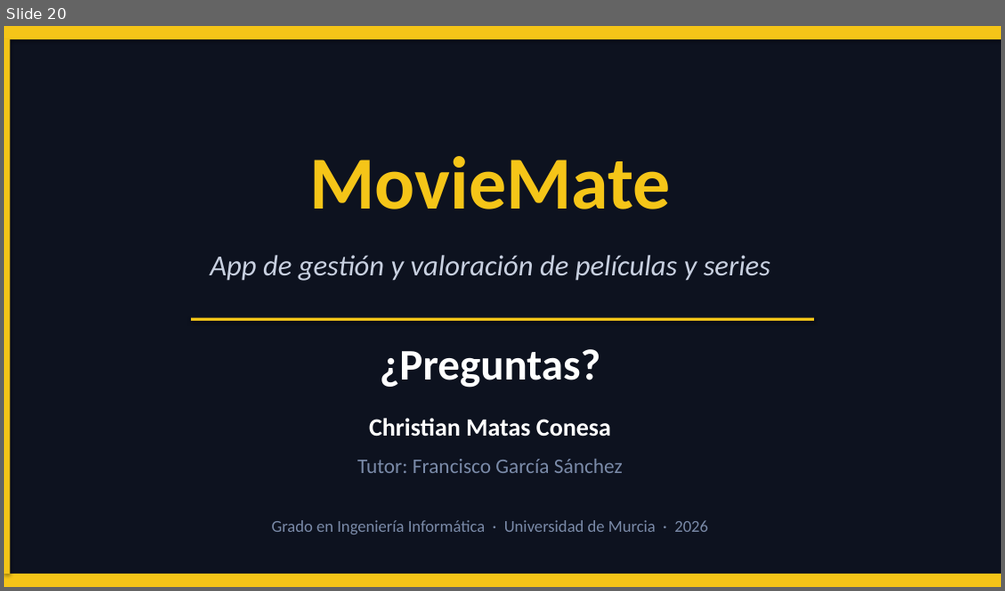
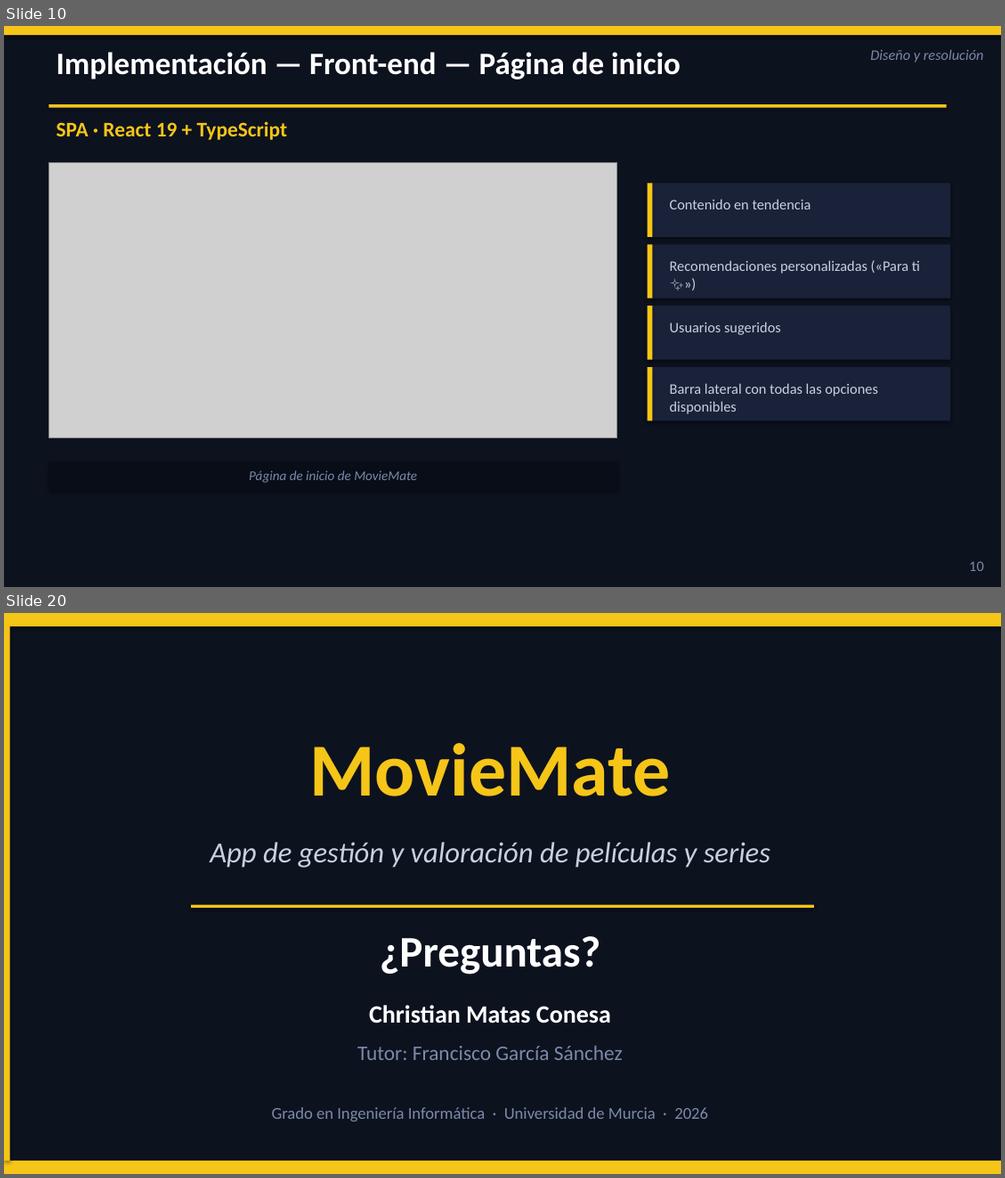
Before and after one commit to GivenCloud/TFG_MovieMate, a slide deck: MovieMate_TFG_Presentacion.pptx. Shown one above the other, each under a label of ours: slide 20 before the commit, slides 10 and 20 after it; the slides between them are not shown. The pictures are 1005x591 and 1005x1178 pixels, drawn with LibreOffice and Linux fonts; fonts in the diff are those of the drawing; grey boxes stand for pictures. Boxes give left, top, right and bottom in pixels: in the first picture for what was removed or moved away, otherwise in the second. Text is boxed around its words. In the diff, an @@ line names an element or a change of style, - is before the commit and + after.

Commit message:
fix: eliminar presentaciones duplicadas de MovieMate

```diff
--- a/MovieMate_TFG_Presentacion.pptx
+++ b/MovieMate_TFG_Presentacion.pptx
@@ slide 10 added at [4, 26, 1001, 587], background #FFFFFF @@
@@ rectangle added at [4, 26, 1001, 587], fill #0D121F @@
@@ rectangle added at [4, 26, 1001, 35], fill #F5C518 @@
@@ text added at [57, 52, 680, 79], 30 pt, text #FFFFFF, bold @@
+Implementación — Front-end — Página de inicio
@@ text added at [870, 49, 984, 62], 14 pt, text #7A8AA8, italic @@
+Diseño y resolución
@@ rectangle added at [48, 104, 947, 108], fill #F5C518 @@
@@ text added at [57, 121, 288, 140], 20 pt, text #F5C518, bold @@
+SPA · React 19 + TypeScript
@@ picture added at [48, 163, 617, 438] @@
@@ rectangle added at [647, 183, 950, 237], fill #1A223A @@
@@ rectangle added at [647, 183, 652, 237], fill #F5C518 @@
@@ text added at [670, 199, 811, 209], 14 pt, text #C8D0E0 @@
+Contenido en tendencia
@@ rectangle added at [647, 244, 950, 298], fill #1A223A @@
@@ rectangle added at [647, 244, 652, 298], fill #F5C518 @@
@@ text added at [670, 260, 920, 273], 14 pt, text #C8D0E0 @@
+Recomendaciones personalizadas («Para ti ✨»)
@@ rectangle added at [647, 305, 950, 360], fill #1A223A @@
@@ rectangle added at [647, 305, 652, 360], fill #F5C518 @@
@@ text added at [670, 321, 781, 335], 14 pt, text #C8D0E0 @@
+Usuarios sugeridos
@@ rectangle added at [647, 367, 950, 421], fill #1A223A @@
@@ rectangle added at [647, 367, 652, 421], fill #F5C518 @@
@@ text added at [670, 383, 878, 414], 14 pt, text #C8D0E0 @@
+Barra lateral con todas las opciones disponibles
@@ rectangle added at [48, 461, 617, 490], fill #080D18 @@
@@ text added at [249, 470, 417, 483], 13 pt, text #7A8AA8, italic @@
+Página de inicio de MovieMate
@@ text added at [969, 561, 984, 571], 14 pt, text #7A8AA8 @@
+10
```
Also in this commit, not shown: 17 slides changed, 1 other slide added, 2 slides removed, 2 other files.
